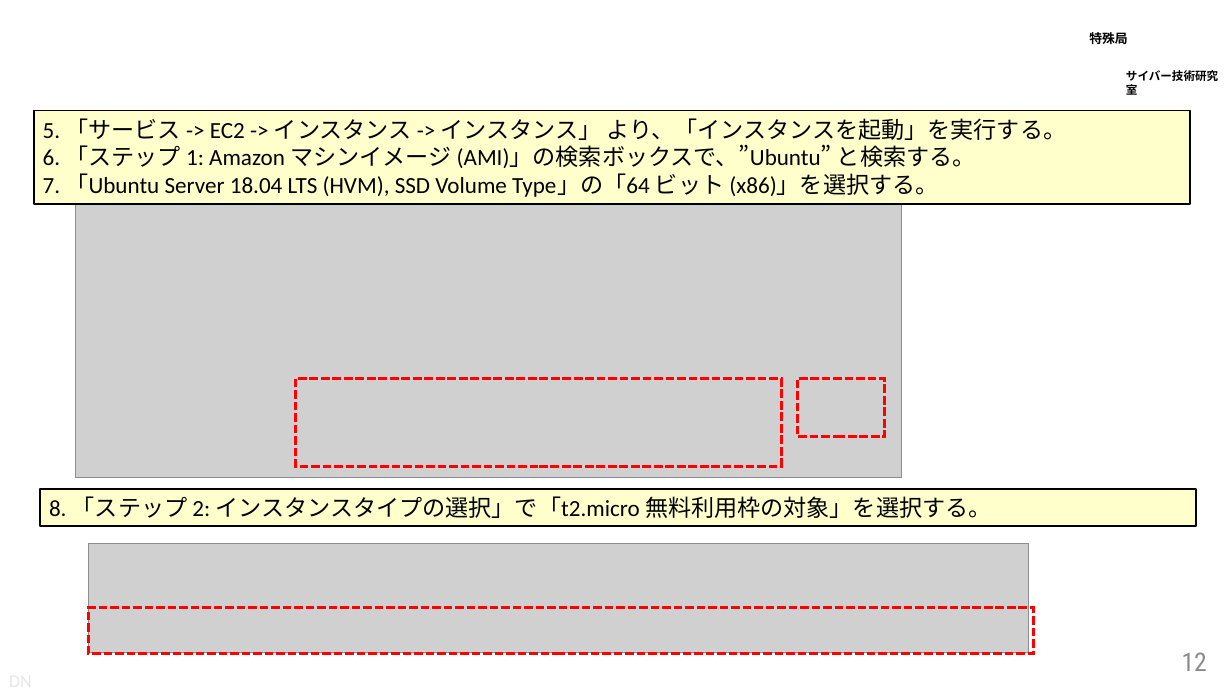
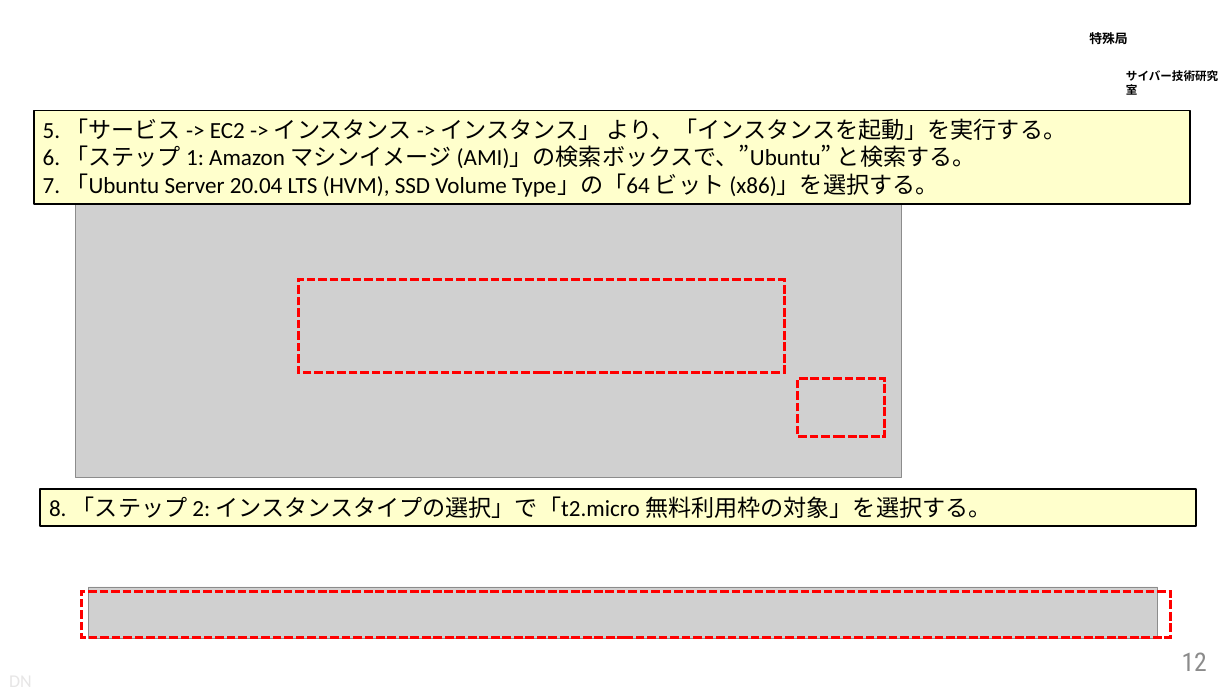
Before and after one commit to IPA-CyberLab/IPA-DN-Docs, a slide deck: slide 12 of Docs/ThinTeleworkSystem/ja/SystemManual/210916 beta8preview2/ThinTele 構築マニュアル (スタンドアロン版).pptx. Drawn at 1232x693 pixels with LibreOffice and Linux fonts; fonts in the diff are those of the drawing; grey boxes stand for pictures; background and template pictures are left out. Boxes give left, top, right and bottom in pixels: in the first picture for what was removed or moved away, otherwise in the second. Text is boxed around its words. In the diff, an @@ line names an element or a change of style, - is before the commit and + after.

```diff
--- a/Docs/ThinTeleworkSystem/ja/SystemManual/210916 beta8preview2/ThinTele 構築マニュアル (スタンドアロン版).pptx
+++ b/Docs/ThinTeleworkSystem/ja/SystemManual/210916 beta8preview2/ThinTele 構築マニュアル (スタンドアロン版).pptx
@@ text in rectangle at bbox=[43, 173, 938, 197]: text changed @@
-7. 「Ubuntu Server 18.04 LTS (HVM), SSD Volume Type」の「64 ビット (x86)」を選択する。
+7. 「Ubuntu Server 20.04 LTS (HVM), SSD Volume Type」の「64 ビット (x86)」を選択する。
@@ rectangle: place and size @@
-rectangle at bbox=[296, 379, 782, 467]
+rectangle at bbox=[299, 280, 785, 373]
@@ picture removed at bbox=[89, 543, 1029, 653] @@
@@ rectangle: place and size @@
-rectangle at bbox=[89, 608, 1033, 654]
+rectangle at bbox=[81, 592, 1171, 638]
@@ picture added at bbox=[89, 587, 1158, 639] @@
```
Also in this commit, not shown: 11 other slides changed, 1 slide added.
